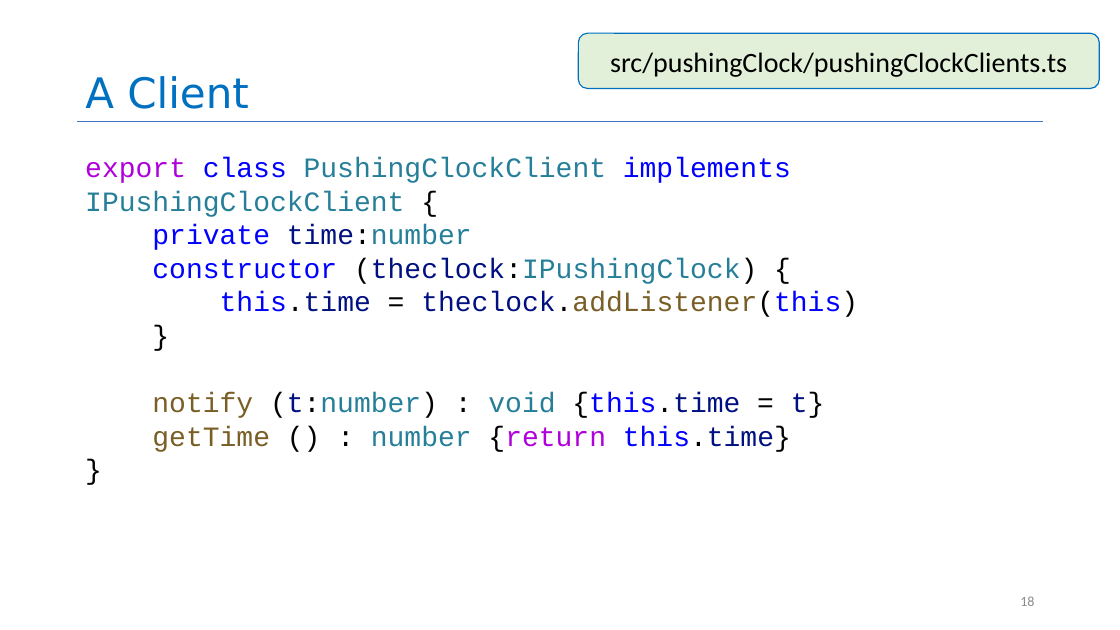
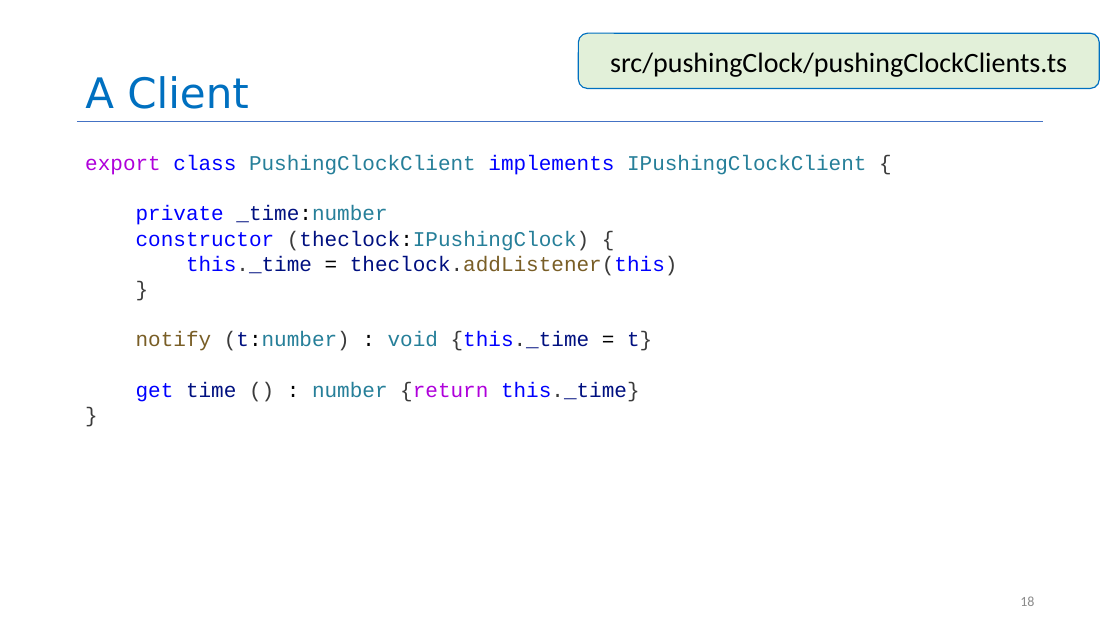
Before and after one commit to yashburshe/CS4530-Fall-2025, a slide deck: slide 18 of Slides/Module 05 Interaction-Level Design Patterns.pptx. Drawn at 1120x630 pixels with LibreOffice and Linux fonts; fonts in the diff are those of the drawing. Boxes give left, top, right and bottom in pixels: in the first picture for what was removed or moved away, otherwise in the second. Text is boxed around its words. In the diff, an @@ line names an element or a change of style, - is before the commit and + after.

```diff
--- a/Slides/Module 05 Interaction-Level Design Patterns.pptx
+++ b/Slides/Module 05 Interaction-Level Design Patterns.pptx
@@ text at bbox=[85, 155, 866, 251]: size 24 to 18 pt in "export class PushingClockClient implements IPushingClockClie ...", "constructor (theclock:IPushingClock) {", "}", "}"; text colour #000000 to #3B3B3B in "{", "(theclock:IPushingClock) {", "}", "}" @@
@@ text at bbox=[136, 205, 387, 225]: text changed; size 24 to 18 pt @@
-private time:number
+private _time:number
@@ text at bbox=[186, 256, 678, 276]: text changed; size 24 to 18 pt @@
-this.time = theclock.addListener(this)
+this._time = theclock.addListener(this)
@@ text at bbox=[136, 331, 652, 402]: text changed; size 24 to 18 pt; text colour #267F99 to #001080 @@
-notify (t:number) : void {this.time = t}
-getTime () : number {return this.time}
+notify (t:number) : void {this._time = t}
+get time () : number {return this._time}
```
Also in this commit, not shown: 14 other slides changed, 2 slides added, 1 other file.
